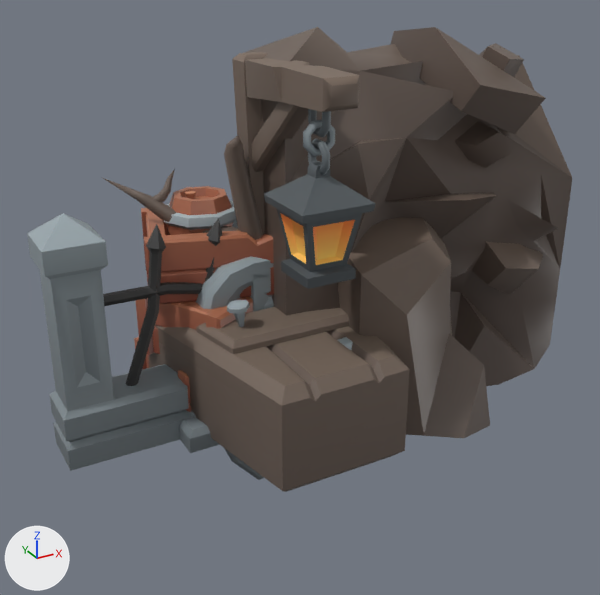
One commit to the glTF model public/models/charneca.glb: the scene before it, then after it.
Before and after are seen from a 50 mm camera at (-3.14, -6.41, 4.23) aimed at (0.47, 0.15, 0.95). Every picture has the same lights, and +X, +Y and +Z are marked at lower left. The older version comes first. Where no turn or scale is listed for an object, it has been applied to the vertices.

The first picture shows 'coffin.001', 'coffin_lid', 'crates_stacked.001', 'fence_broken.001', 'grave_A_destroyed.001', 'gravestone.001', 'post_lantern.001', 'post_lantern_lantern', 'rubble_half.001', 'tree_dead_small.001' and 2 more.
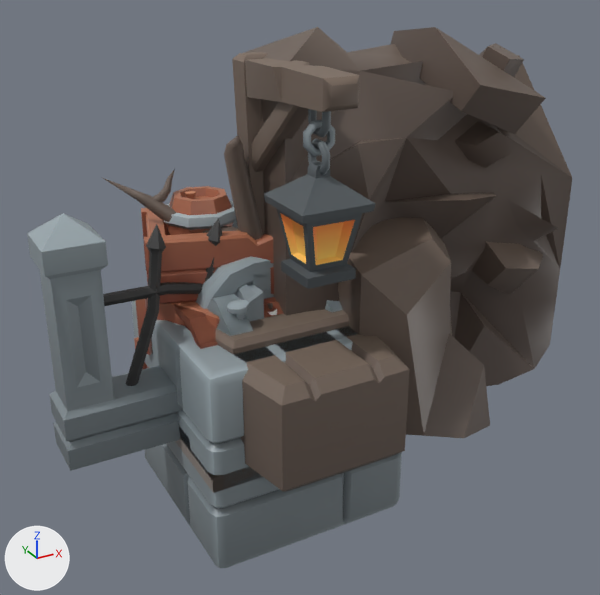
Not visible in the pictures: 'floor_tile_small_broken_A.001'.

Edits to the bpy script that builds the scene:
```text
Add ob_bricks_a_001:
    ob_bricks_a_001 = bpy.data.objects.new('bricks_A.001', me_bricks_a)  # 424 vertices, 844 faces; spans x -1.0..1.0, y -1.0..1.0, z -1.0..1.0; in mat_block (picture img_block_bits_texture)
    ob_bricks_a_001.location = (0.0, 0.0, 0.0)
Add ob_floor_dirt_small_a_001:
    ob_floor_dirt_small_a_001 = bpy.data.objects.new('floor_dirt_small_A.001', me_floor_dirt_small_a)  # 39 vertices, 45 faces; spans x -1.0..1.0, y -1.0..1.0, z -0.1..0.09; in mat_texture (picture img_dungeon_texture)
    ob_floor_dirt_small_a_001.location = (0.0, 0.0, 0.0)
Add ob_floor_tile_small_broken_a_001:
    ob_floor_tile_small_broken_a_001 = bpy.data.objects.new('floor_tile_small_broken_A.001', me_floor_tile_small_broken_a)  # 50 vertices, 94 faces; spans x -1.0..1.0, y -1.0..1.0, z -0.1..0.05; in mat_texture (picture img_dungeon_texture)
    ob_floor_tile_small_broken_a_001.location = (0.0, 0.0, 0.0)
Add ob_floor_tile_small_001:
    ob_floor_tile_small_001 = bpy.data.objects.new('floor_tile_small.001', me_floor_tile_small)  # 36 vertices, 66 faces; spans x -1.0..1.0, y -1.0..1.0, z -0.1..0.05; in mat_texture (picture img_dungeon_texture)
    ob_floor_tile_small_001.location = (0.0, 0.0, 0.0)
Add ob_chest_gold_lid:
    ob_chest_gold_lid = bpy.data.objects.new('chest_gold_lid', me_chest_lid)  # 248 vertices, 462 faces; spans x -0.85..0.85, y -1.31..0.14, z -0.17..0.8; in mat_texture (picture img_dungeon_texture)
    ob_chest_gold_lid.parent = ob_chest_gold_001
    ob_chest_gold_lid.location = (0.0, 0.565, 0.5)
Add ob_chest_gold_001:
    ob_chest_gold_001 = bpy.data.objects.new('chest_gold.001', me_chest_gold)  # 600 vertices, 1106 faces; spans x -0.8..0.8, y -0.65..0.6, z 0.0..1.04; in mat_texture (picture img_dungeon_texture)
    ob_chest_gold_001.parent = ob_chest_gold
    ob_chest_gold_001.location = (0.0, 0.0, 0.0)
Add ob_chest_gold:
    ob_chest_gold = bpy.data.objects.new('chest_gold', None)
    ob_chest_gold.location = (0.0, 0.0, 0.0)
Add ob_chest_lid:
    ob_chest_lid = bpy.data.objects.new('chest_lid', me_chest_lid)  # 248 vertices, 462 faces; spans x -0.85..0.85, y -1.31..0.14, z -0.17..0.8; in mat_texture (picture img_dungeon_texture)
    ob_chest_lid.parent = ob_chest_001
    ob_chest_lid.location = (0.0, 0.565, 0.5)
Add ob_chest_001:
    ob_chest_001 = bpy.data.objects.new('chest.001', me_chest)  # 150 vertices, 266 faces; spans x -0.8..0.8, y -0.65..0.6, z 0.0..0.6; in mat_texture (picture img_dungeon_texture)
    ob_chest_001.parent = ob_chest
    ob_chest_001.location = (0.0, 0.0, 0.0)
Add ob_chest:
    ob_chest = bpy.data.objects.new('chest', None)
    ob_chest.location = (0.0, 0.0, 0.0)
Add ob_shrine_candles_001:
    ob_shrine_candles_001 = bpy.data.objects.new('shrine_candles.001', me_cube_620)  # 198 vertices, 360 faces; spans x -0.55..0.55, y -0.55..0.55, z 0.0..1.79; in mat_halloweenbits (picture img_halloweenbits_texture)
    ob_shrine_candles_001.location = (0.0, 0.0, 0.0)
```

Changed parts and their boxes [x1, y1, x2, y2] in the pictures (600 x 595 px):
'bricks_A.001', added
    after: [132, 300, 402, 568]
'chest_lid', added
    after: [174, 294, 343, 349]
'shrine_candles.001', added
    after: [236, 283, 277, 322]
'floor_tile_small.001', added
    after: [181, 438, 263, 493]
'floor_dirt_small_A.001', added
    after: [175, 438, 231, 492]
'chest_gold_lid', added (mostly hidden)
    after: [175, 294, 238, 348]
